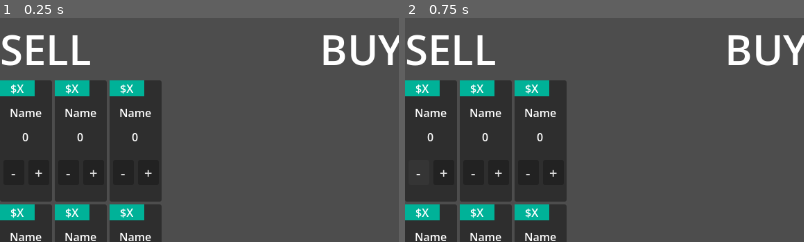
Above: before the commit, frames 1-2 (left to right).
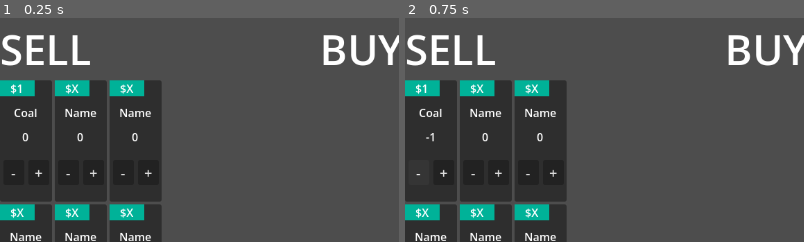
Above: after the commit, the same moments.

Repository: falicov/NDA-game-jam
Game: Godot game, scene res://root_scene.tscn
Two runs of this game, one before a commit and one after it. Both use one fixed random seed, a clock stepped at 60 frames per second and the inputs below.
Inputs:
- Up to frame 1 (0.25 s): no input
- Up to frame 2 (0.75 s): click "-" at 0.5 s
The pictures show only the part of the screen within x 0-50%, y 0-50%; the shares and areas given below are measured in that part.

The runs differ from the first frame. In frame 1, 0.2% of the frame differs, in the area x 2-11%, y 29-45%; in frame 2, 0.3%, in the area x 2-11%, y 29-56%.
Error before the commit: Parse Error: Value of type "res://Scripts/game_manager.gd" cannot be assigned to a variable of type "String". (res://Scripts/buyable_or_sellable_button.gd:9)
Error after the commit: Invalid access to property or key of type 'String' on a base object of type 'Dictionary[String, _gameResource]'. (res://Scripts/buyable_or_sellable_button.gd:1…

Commit message:
getting a weird error, stopping for the night
seems like GameManager is not instantiating variables right?

Diff:
--- a/Scripts/buyable_or_sellable_button.gd
+++ b/Scripts/buyable_or_sellable_button.gd
@@ -1,13 +1,20 @@
-extends Button
+extends Panel
 
 @export var resourceName:String;
 @export var amountDisplay:Label;
 @export var priceDisplay:Label;
+@export var nameDisplay:Label;
 
 func _ready() -> void:
 	amountDisplay.text = str(0);
-	priceDisplay.text = GameManager
+	print(GameManager.resourceDict[resourceName])
+	priceDisplay.text = "$"+str(GameManager.resourceDict[resourceName].value)
+	nameDisplay.text = resourceName.capitalize()
 
 func increment() -> void:
 	amountDisplay.text = str(GameManager.incrementResource(resourceName))
 	pass
+
+func decrement() -> void:
+	amountDisplay.text = str(GameManager.decrementResource(resourceName))
+	pass
--- a/Scripts/game_manager.gd
+++ b/Scripts/game_manager.gd
@@ -1,7 +1,7 @@
 extends Node
 
 #resources have a number of traits, I've made them an object to make things easier
-class gameResource:
+class _gameResource:
 	var resourceName:String;
 	var amount:int = 0;
 	var value:int;
@@ -12,10 +12,10 @@
 		value = _value
 
 #allows for easy reference of objects
-var resourceDict:Dictionary[String, gameResource] = {
-	"coal":gameResource.new("coal", 1),
-	"iron":gameResource.new("iron", 5),
-	"silver":gameResource.new("silver", 10)
+var resourceDict:Dictionary[String, _gameResource] = {
+	"coal":_gameResource.new("coal", 1),
+	"iron":_gameResource.new("iron", 5),
+	"silver":_gameResource.new("silver", 10)
 	}
 
 var money:int = 0;
@@ -25,6 +25,12 @@
 	if(money < resourceDict[resourceName].value):
 		pass
 
-	money -= resourceDict[resourceName].value
+	money -= resourceDict[resourceName].value #maybe double this? would need associated UI
 	resourceDict[resourceName].amount += 1
 	return resourceDict[resourceName].amount
+
+#returns the current value of the resource
+func decrementResource(resourceName:String) -> int:
+	money += resourceDict[resourceName].value
+	resourceDict[resourceName].amount -= 1
+	return resourceDict[resourceName].amount
--- a/UI_Objects/buyable_or_sellable_button.tscn
+++ b/UI_Objects/buyable_or_sellable_button.tscn
@@ -5,12 +5,14 @@
 [sub_resource type="StyleBoxFlat" id="StyleBoxFlat_kiids"]
 bg_color = Color(0, 0.6981334, 0.5973108, 1)
 
-[node name="BuyableOrSellableArea" type="Panel" unique_id=283341847]
+[node name="BuyableOrSellableArea" type="Panel" unique_id=283341847 node_paths=PackedStringArray("amountDisplay", "priceDisplay", "nameDisplay")]
 custom_minimum_size = Vector2(75, 175)
 offset_right = 75.0
 offset_bottom = 175.0
 script = ExtResource("2_qr6r1")
-resourceName = null
+amountDisplay = NodePath("Amount")
+priceDisplay = NodePath("PricePanel/PriceValue")
+nameDisplay = NodePath("Name")
 
 [node name="Name" type="Label" parent="." unique_id=97948955]
 layout_mode = 0
@@ -62,3 +64,6 @@
 offset_bottom = 23.0
 text = "$X"
 horizontal_alignment = 1
+
+[connection signal="pressed" from="DecrementButton" to="." method="decrement"]
+[connection signal="pressed" from="IncrementButton" to="." method="increment"]
--- a/screens/buy_sell_screen.tscn
+++ b/screens/buy_sell_screen.tscn
@@ -29,12 +29,10 @@
 
 [node name="buyable_sellable_button" parent="HBoxContainer/SellColumn" unique_id=700522243 instance=ExtResource("1_ou6qf")]
 layout_mode = 2
-text = "Iron"
-resourceName = "iron"
+resourceName = "coal"
 
 [node name="buyable_sellable_button2" parent="HBoxContainer/SellColumn" unique_id=660507612 instance=ExtResource("1_ou6qf")]
 layout_mode = 2
-text = "Money"
 
 [node name="buyable_sellable_button3" parent="HBoxContainer/SellColumn" unique_id=68767264 instance=ExtResource("1_ou6qf")]
 layout_mode = 2
